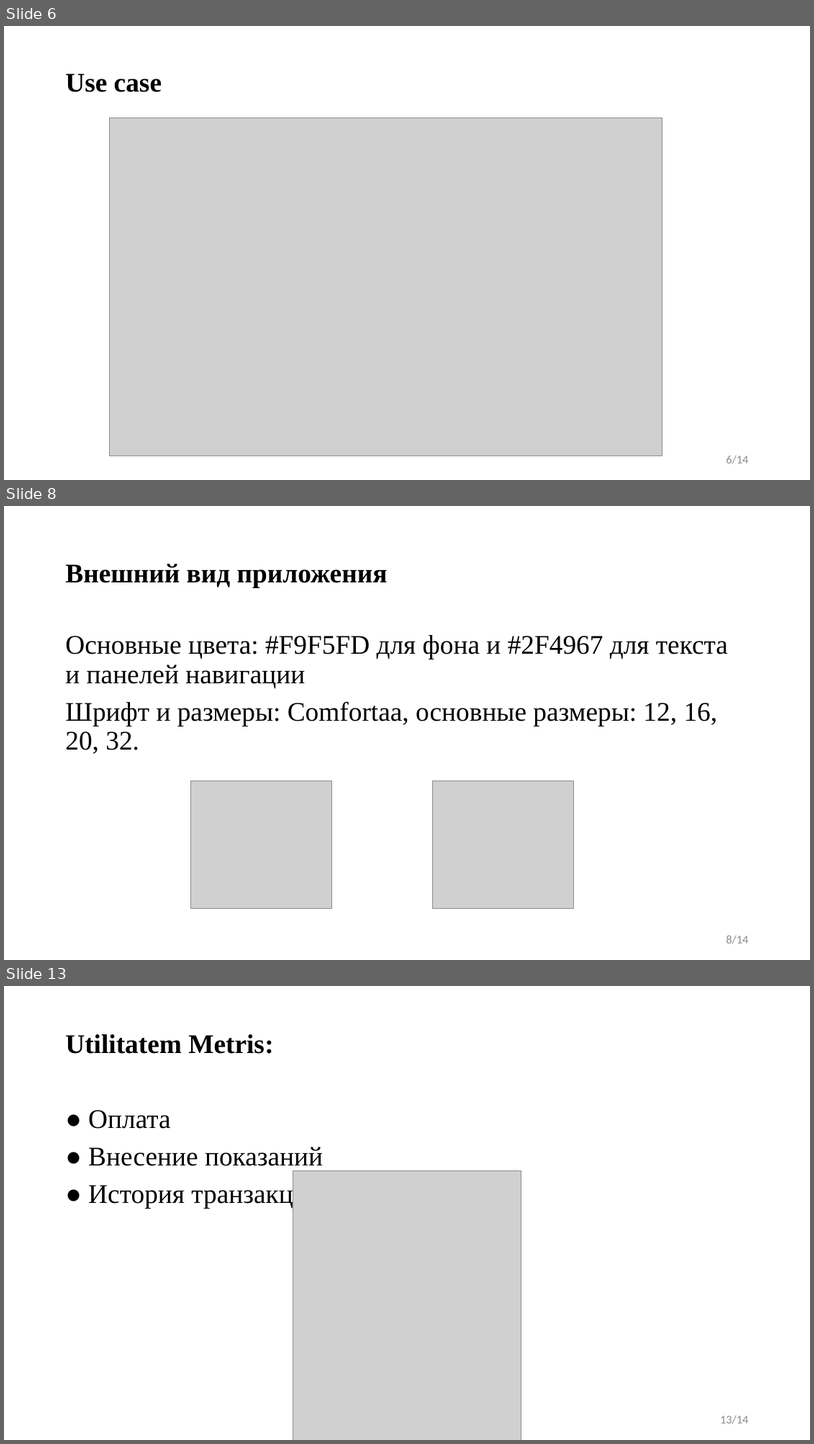
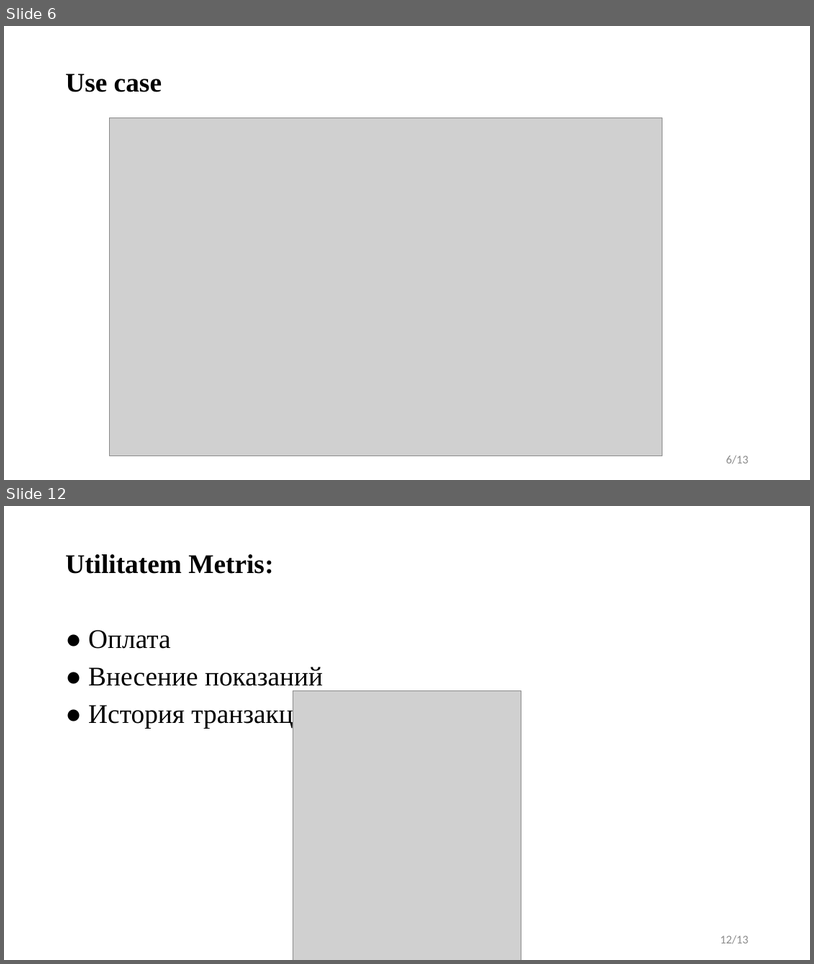
Before and after one commit to DenisBelashkov/UtilitatemMetris, a slide deck: Документация/Utilitatem Metris.pptx. Shown one above the other, each under a label of ours: slides 6, 8 and 13 before the commit, slides 6 and 12 after it; the slides between them are not shown. The pictures are 814x1444 and 814x964 pixels, drawn with LibreOffice and Linux fonts; fonts in the diff are those of the drawing; grey boxes stand for pictures. Boxes give left, top, right and bottom in pixels: in the first picture for what was removed or moved away, otherwise in the second. Text is boxed around its words. In the diff, an @@ line names an element or a change of style, - is before the commit and + after.

```diff
--- a/Документация/Utilitatem Metris.pptx
+++ b/Документация/Utilitatem Metris.pptx
@@ slide 8 removed at (4,506,810,960), background #FFFFFF @@
@@ title removed at (65,564,388,587) @@
-Внешний вид приложения
@@ text removed at (65,635,728,754) @@
-Основные цвета: #F9F5FD для фона и #2F4967 для текста и панелей навигации
-Шрифт и размеры: Comfortaa, основные размеры: 12, 16, 20, 32.
@@ picture removed at (191,780,332,908) @@
@@ picture removed at (433,780,574,908) @@
@@ page number removed at (726,935,748,944) @@
-8/14
@@ page number at (726,455,748,464): text changed @@
-6/14
+6/13
@@ what was slide 13 is now slide 12 @@
@@ page number at (720,935,748,944): text changed @@
-13/14
+12/13
```
Also in this commit, not shown: 6 slides changed, 3 slides added, 3 other slides removed, 3 other files.
